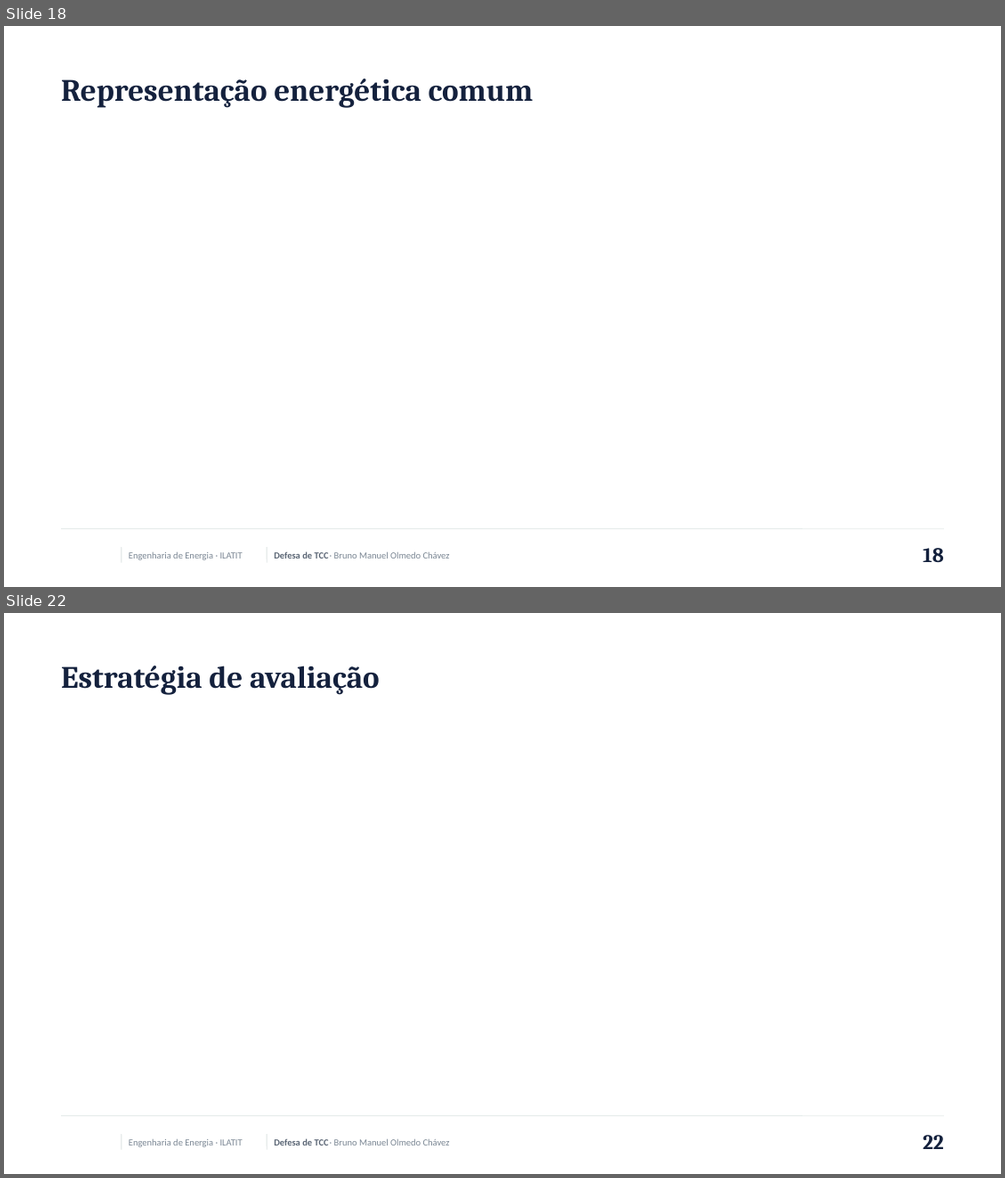
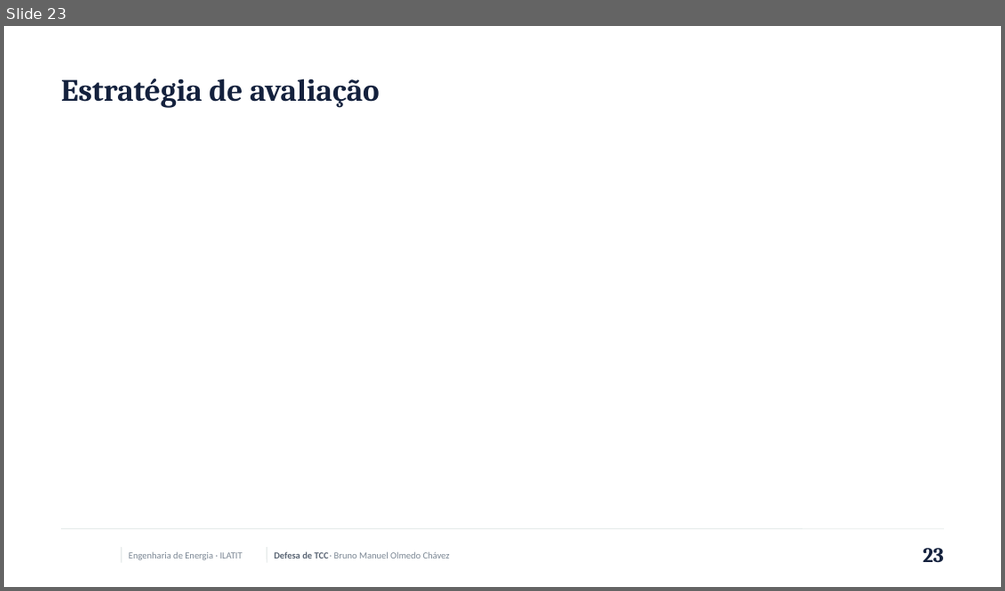
Before and after one commit to brunoolmedo22-Paraguay/EnergyMultimodelv1.5, a slide deck: docs/defesa_tcc/pptx/SEEDS_Defesa_TCC.pptx. Shown one above the other, each under a label of ours: slides 18 and 22 before the commit, slide 23 after it; the slides between them are not shown. The pictures are 1005x1178 and 1005x591 pixels, drawn with LibreOffice and Linux fonts; fonts in the diff are those of the drawing; background and template pictures are left out. Boxes give left, top, right and bottom in pixels: in the first picture for what was removed or moved away, otherwise in the second. Text is boxed around its words. In the diff, an @@ line names an element or a change of style, - is before the commit and + after.

```diff
--- a/docs/defesa_tcc/pptx/SEEDS_Defesa_TCC.pptx
+++ b/docs/defesa_tcc/pptx/SEEDS_Defesa_TCC.pptx
@@ slide 18 removed at (4, 26, 1001, 587), background #FFFFFF; not listed: 6 template elements that a slide beside it also shows @@
@@ title removed at (61, 79, 534, 107) @@
-Representação energética comum
@@ page number removed at (922, 548, 944, 562) @@
-18
@@ what was slide 22 is now slide 23 @@
@@ page number at (922, 548, 944, 562): text changed @@
-22
+23
```
Also in this commit, not shown: 5 slides added, 3 other slides removed, 24 other files.
